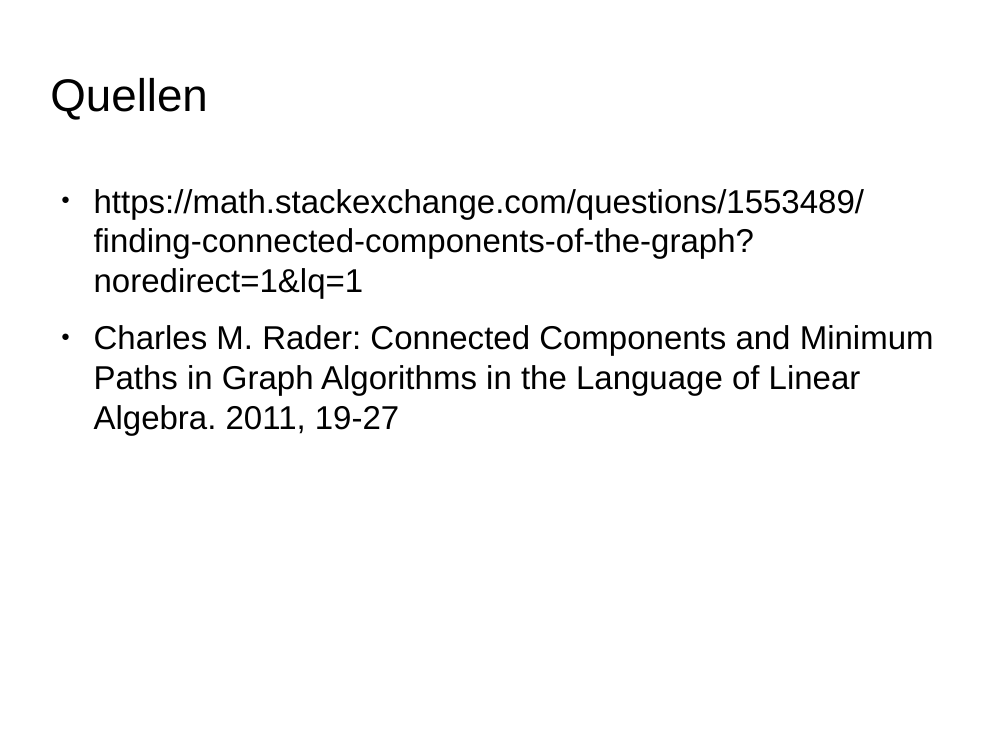
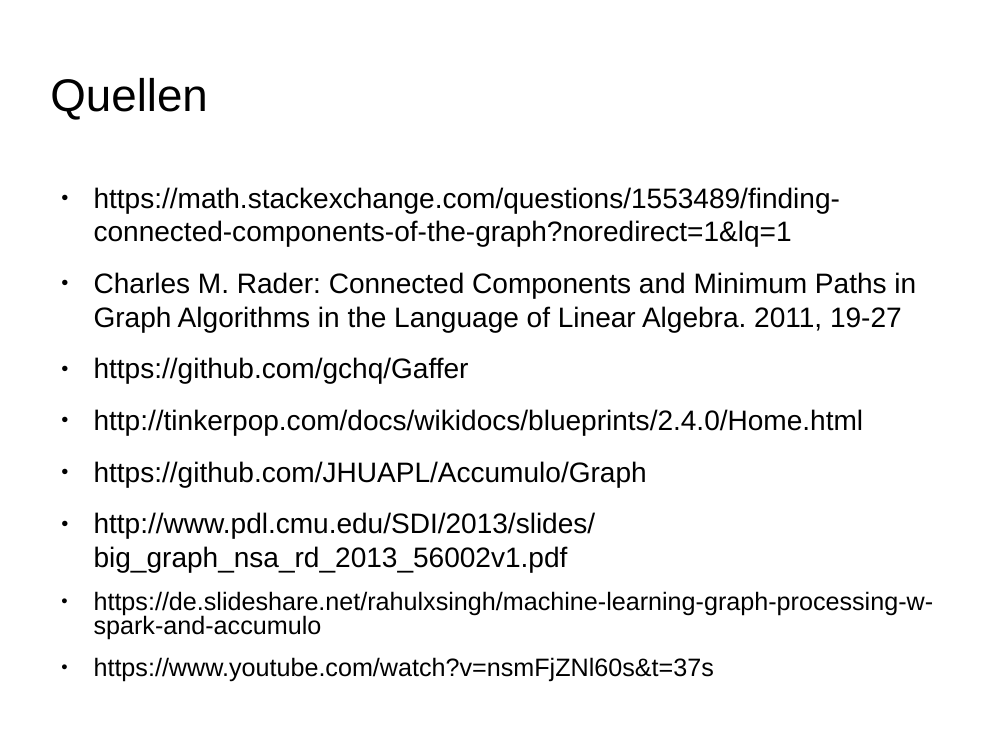
Before and after one commit to ScaDS/dblp-graphulo, a slide deck: slide 27 of doc/testat2.odp (slide 22 before the commit). Drawn at 1008x756 pixels with LibreOffice and Linux fonts; fonts in the diff are those of the drawing; background and template pictures are left out. Boxes give left, top, right and bottom in pixels: in the first picture for what was removed or moved away, otherwise in the second. Text is boxed around its words. In the diff, an @@ line names an element or a change of style, - is before the commit and + after.

```diff
--- a/doc/testat2.odp
+++ b/doc/testat2.odp
@@ text at (x1=94, y1=187, x2=916, y2=332): size 26 to 22.1 pt in "https://math.stackexchange.com/questions/1553489/finding-con ...", "Charles M. Rader: Connected Components and Minimum ..." @@
@@ text at (x1=94, y1=357, x2=934, y2=682): paragraphs added @@
+● https://github.com/gchq/Gaffer
+● http://tinkerpop.com/docs/wikidocs/blueprints/2.4.0/Home.html
+● https://github.com/JHUAPL/Accumulo/Graph
+● http://www.pdl.cmu.edu/SDI/2013/slides/big_graph_nsa_rd_2013_56002v1.pdf
+● https://de.slideshare.net/rahulxsingh/machine-learning-graph-processing-w-spark-and-accumulo
+● https://www.youtube.com/watch?v=nsmFjZNl60s&t=37s
```
Also in this commit, not shown: 5 slides added.
